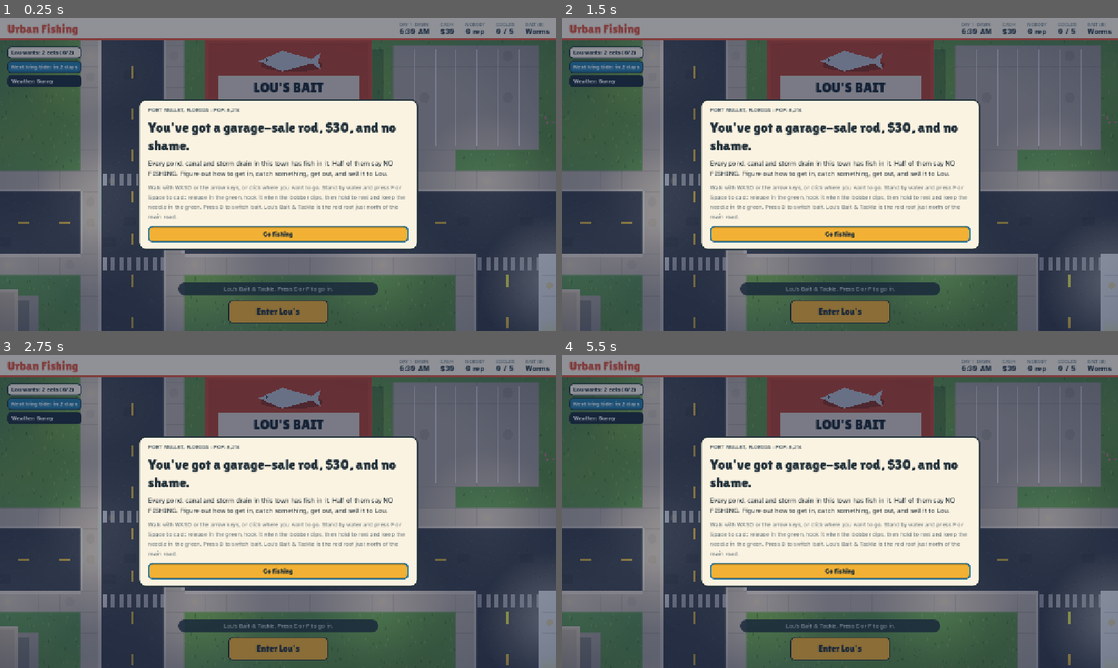
Above: before the commit, frames 1-4 (two rows, left to right).
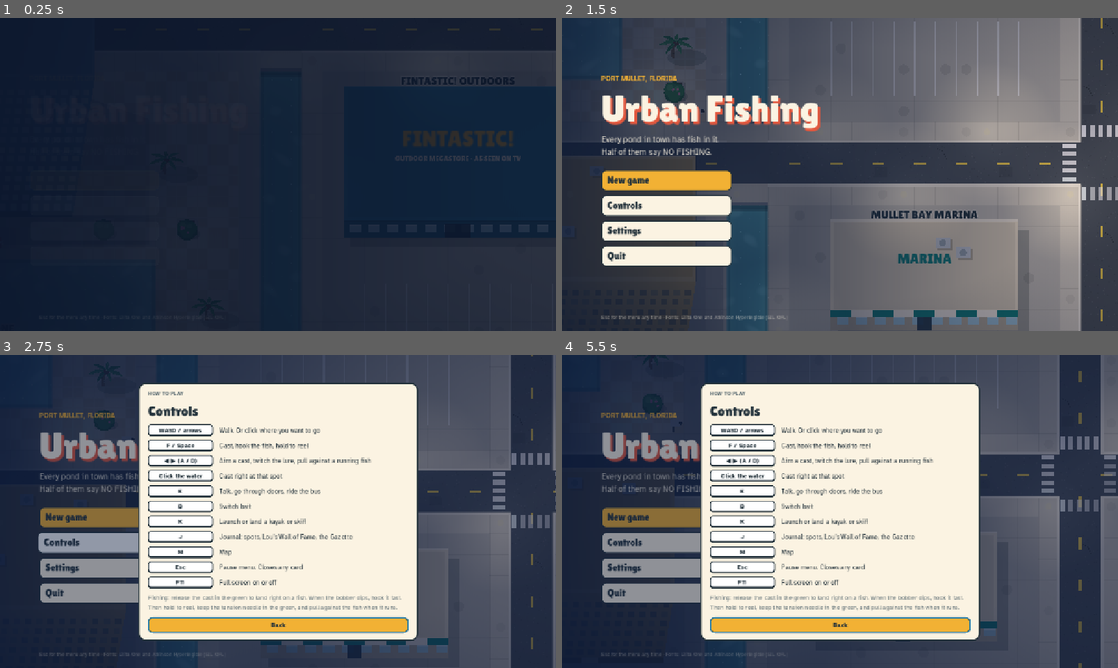
Above: after the commit, the same moments.

Repository: Paulrizzoli/urban-fishing
Game: Godot game, scene res://scenes/main.tscn
Same seed, same stepped clock (60 frames per second), same inputs: the game is played once before the commit and once after it.
Inputs (mouse positions are in pixels of both pictures, inside the frame that each line leads up to):
- Up to frame 1 (0.25 s): no input
- Up to frame 2 (1.5 s): click (662, 205) at 0.5 s, where only the run after the commit has a clickable "Controls"; click (840, 287) at 1.25 s, where only the run after the commit has a clickable "Back"
- Up to frame 3 (2.75 s): click (105, 542) at 2 s, where only the run after the commit has a clickable "Controls"
- Up to frame 4 (5.5 s): click (667, 567) at 2.75 s, where only the run after the commit has a clickable "Settings"; click (667, 517) at 3.5 s, where only the run after the commit has a clickable "New game"; click (667, 517) at 4.25 s, where only the run after the commit has a clickable "New game"; click (840, 649) at 5 s, where only the run before the commit has a clickable "Enter Lou's"

The runs differ from the first frame. In frame 1, 86% of the frame differs, in the area x 0-100%, y 0-100%; in frame 2, 85%; in frame 3, 70%; in frame 4, 70%.

Commit message:
Godot port: title screen, pause menu, controls and settings, fades and a save indicator
- Title screen over the town drifting by: Continue, New game (asks before erasing a save), Controls, Settings, Quit
- Esc pause menu: resume, controls, settings, journal, map, save and quit to title, quit
- Controls screen with every key
- Settings saved to user://settings.cfg: full screen (also F11), window size, VSync, lightning flashes
- Fades for resting, the bus and starting a game; cards pop in; buttons lift on hover and squish on press
- A small Saved indicator on autosave; Esc while fishing reels the line in

Co-Authored-By: Claude Opus 5.5 <noreply@anthropic.com>
Claude-Session: https://claude.ai/code/session_01RiRsEDqz32QvEgbEv9Kqru

Diff:
--- a/godot/scripts/game.gd
+++ b/godot/scripts/game.gd
@@ -4,11 +4,14 @@
 signal news(text: String)
 signal hint(text: String)
 signal new_day
+signal saved
 signal toast(text: String, mast: String)
 
 var hoa_open := false
 var orders: Array = []
 var tips2: Array = []
+var skip_title := false   # set by New game, so the reload goes straight into the game
+var flashes := true       # lightning flashes (a setting)
 var wx := { "k": "sunny", "rain": 0.0, "cloud": 0.1, "storm": false }
 
 const SAVE_PATH := "user://urban_fishing_save.json"
@@ -69,7 +72,7 @@
 
 func save_game() -> void:
 	var f := FileAccess.open(SAVE_PATH, FileAccess.WRITE)
-	if f: f.store_string(JSON.stringify(S))
+	if f: f.store_string(JSON.stringify(S)); saved.emit()
 
 func reset() -> void:
 	S = fresh(); save_game()
--- a/godot/scripts/hud.gd
+++ b/godot/scripts/hud.gd
@@ -34,6 +34,8 @@
 var toast_head: Label
 var toast_q: Array = []
 var toast_t := 0.0
+var saved_label: Label
+var bar: PanelContainer
 
 func _ready() -> void:
 	layer = 10
@@ -44,7 +46,7 @@
 	root.theme = theme_
 	add_child(root)
 	# top bar
-	var bar := PanelContainer.new()
+	bar = PanelContainer.new()
 	bar.add_theme_stylebox_override("panel", _box(PAPER, INK, 0, 0, Vector4(0, 0, 0, 4), CORAL))
 	bar.set_anchors_preset(Control.PRESET_TOP_WIDE)
 	root.add_child(bar)
@@ -123,6 +125,18 @@
 	tv.add_child(toast_mast); tv.add_child(rule); tv.add_child(toast_head)
 	toast_panel.add_child(tv)
 	root.add_child(toast_panel)
+	# the autosave indicator, bottom right
+	saved_label = Label.new()
+	saved_label.text = "✓ Saved"
+	saved_label.set_anchors_preset(Control.PRESET_BOTTOM_RIGHT)
+	saved_label.offset_left = -120; saved_label.offset_top = -46; saved_label.offset_right = -16; saved_label.offset_bottom = -16
+	saved_label.horizontal_alignment = HORIZONTAL_ALIGNMENT_RIGHT
+	saved_label.add_theme_font_override("font", Game.font_bold)
+	saved_label.add_theme_font_size_override("font_size", 13)
+	saved_label.add_theme_color_override("font_color", Color.WHITE)
+	saved_label.add_theme_stylebox_override("normal", _box(Color(INK, 0.8), Color(0, 0, 0, 0), 999, 0, Vector4.ZERO, Color.TRANSPARENT, 10, 4))
+	saved_label.modulate.a = 0
+	root.add_child(saved_label)
 	# modal card
 	modal = Control.new()
 	modal.set_anchors_preset(Control.PRESET_FULL_RECT)
@@ -231,6 +245,12 @@
 	_update_chips()
 	_update_toast()
 	meters.queue_redraw()
+
+func show_saved() -> void:
+	var tw := create_tween()
+	tw.tween_property(saved_label, "modulate:a", 1.0, 0.25)
+	tw.tween_interval(1.2)
+	tw.tween_property(saved_label, "modulate:a", 0.0, 0.6)
 
 func toast(text: String, mast: String) -> void:
 	toast_q.append([text, mast])
@@ -424,10 +444,25 @@
 					l.add_theme_stylebox_override("normal", _box(bg, SUN if st == "leg" else Color.TRANSPARENT, 999, 2 if st == "leg" else 0, Vector4.ZERO, Color.TRANSPARENT, 9, 3))
 					fl.add_child(l)
 				card_box.add_child(fl)
+			"keys":
+				var g := GridContainer.new(); g.columns = 2
+				g.add_theme_constant_override("h_separation", 14); g.add_theme_constant_override("v_separation", 8)
+				for kd in p[1]:
+					var kc := _label(kd[0], 14, INK); kc.add_theme_font_override("font", Game.font_bold)
+					kc.autowrap_mode = TextServer.AUTOWRAP_OFF; kc.custom_minimum_size = Vector2(150, 0)
+					kc.horizontal_alignment = HORIZONTAL_ALIGNMENT_CENTER
+					var ks := _box(Color.WHITE, INK, 6, 2, Vector4.ZERO, Color.TRANSPARENT, 8, 4)
+					ks.border_width_bottom = 4
+					kc.add_theme_stylebox_override("normal", ks)
+					var ka := _label(kd[1], 15, INK); ka.size_flags_horizontal = Control.SIZE_EXPAND_FILL
+					ka.size_flags_vertical = Control.SIZE_SHRINK_CENTER
+					g.add_child(kc); g.add_child(ka)
+				card_box.add_child(g)
 			"head":
 				var hl := _label(p[1], 15, INK); hl.add_theme_font_override("font", Game.font_bold)
 				var hr := HBoxContainer.new(); hl.size_flags_horizontal = Control.SIZE_EXPAND_FILL; hr.add_child(hl)
-				if p.size() > 2: hr.add_child(_label(p[2], 13, MUTED))
+				if p.size() > 2:
+					var hs := _label(p[2], 13, MUTED); hs.autowrap_mode = TextServer.AUTOWRAP_OFF; hs.custom_minimum_size.x = 0; hr.add_child(hs)
 				card_box.add_child(hr)
 			"tabs":
 				var hb := HBoxContainer.new(); hb.add_theme_constant_override("separation", 6)
@@ -435,7 +470,15 @@
 					var b := _button(tdef[0], tdef[1], true, "ink" if tdef[2] else "")
 					hb.add_child(b)
 				card_box.add_child(hb)
-	modal.visible = true
+	if not modal.visible:
+		modal.visible = true
+		modal.modulate.a = 0
+		var card: Control = card_box.get_parent().get_parent()
+		card.pivot_offset = card.size / 2
+		card.scale = Vector2(0.96, 0.96)
+		var tw := create_tween().set_parallel()
+		tw.tween_property(modal, "modulate:a", 1.0, 0.12)
+		tw.tween_property(card, "scale", Vector2.ONE, 0.16).set_trans(Tween.TRANS_BACK).set_ease(Tween.EASE_OUT)
 	if first_btn: first_btn.grab_focus.call_deferred()
 
 func _redrawer(c: Control) -> Node:
@@ -465,4 +508,10 @@
 		var fc := Color.WHITE if style in ["go", "ink", "teal"] else INK
 		for k in ["font_color", "font_hover_color", "font_focus_color", "font_pressed_color", "font_hover_pressed_color"]: b.add_theme_color_override(k, fc)
 	b.pressed.connect(cb)
+	# a little lift on hover and a squish on press
+	b.resized.connect(func(): b.pivot_offset = b.size / 2)
+	b.mouse_entered.connect(func(): if not b.disabled: create_tween().tween_property(b, "scale", Vector2(1.03, 1.03), 0.08))
+	b.mouse_exited.connect(func(): create_tween().tween_property(b, "scale", Vector2.ONE, 0.1))
+	b.button_down.connect(func(): create_tween().tween_property(b, "scale", Vector2(0.97, 0.97), 0.05))
+	b.button_up.connect(func(): create_tween().tween_property(b, "scale", Vector2(1.03, 1.03) if b.is_hovered() else Vector2.ONE, 0.08))
 	return b
--- a/godot/scripts/main.gd
+++ b/godot/scripts/main.gd
@@ -51,6 +51,9 @@
 var weather: Weather
 var ground_tex: Texture2D
 var ach_t := 0.0
+var menu: Menu
+var saved_shown := -10.0
+var title_t := 0.0
 # test hook: godot --path . -- --at=x,y,hour --shot=out.png [--open=shop]
 var test_shot := ""
 var test_frames := 0
@@ -215,7 +218,25 @@
 	fishing.landed.connect(_on_landed)
 	get_viewport().size_changed.connect(_fit_zoom)
 	_fit_zoom()
-	if not Game.S.started: _intro()
+	menu = Menu.new()
+	menu.hud = hud
+	add_child(menu)
+	menu.title_closed.connect(func(): if not Game.S.started: _intro())
+	Game.saved.connect(func():
+		var now := Time.get_ticks_msec() / 1000.0
+		if now - saved_shown > 4.0 and Game.S.started and not menu.title_open: saved_shown = now; hud.show_saved())
+	if test_shot == "" and not Game.skip_title:
+		menu.show_title()
+		menu.fade_in(1.0)
+	else:
+		if Game.skip_title: menu.fade_in(0.6)
+		Game.skip_title = false
+		if not Game.S.started: _intro()
+	for a in OS.get_cmdline_user_args():
+		if a == "--title": hud.close(); menu.show_title()
+		if a == "--pause": menu.show_pause()
+		if a == "--controls": menu.show_controls()
+		if a == "--settings": menu.show_settings()
 	for a in OS.get_cmdline_user_args():
 		if a == "--open=shop": open_shop()
 		if a == "--open=gear": shop_tab = "gear"; open_shop()
@@ -246,6 +267,17 @@
 # ---------- loop ----------
 func _process(dt: float) -> void:
 	dt = minf(dt, 0.05)
+	if menu.title_open:
+		# the town drifts by behind the title screen
+		title_t += dt
+		cam.position = Vector2(56 + 30 * sin(title_t * 0.035 + 1.2), 82 + 58 * sin(title_t * 0.021 + 1.25)) * TS
+		_lighting()
+		hud.chips = []
+		hud.refresh("")
+		hud.action.visible = false; hud.hint.visible = false; hud.bar.visible = false
+		_test_shot()
+		return
+	hud.bar.visible = true
 	if not hud.is_open():
 		Game.advance(dt)
 		var dir := Vector2.ZERO
@@ -294,14 +326,18 @@
 		var behind: bool = player.position.x > b.x - 0.4 and player.position.x < b.x + b.w + g.y + 0.4 and player.position.y > b.y - g.x - 0.5 and player.position.y < b.y + b.h - 0.2
 		pair[0].modulate.a = move_toward(pair[0].modulate.a, 0.36 if behind else 1.0, dt * 4)
 	hud.refresh(near)
-	if test_shot != "":
-		test_frames += 1
-		if test_frames == 90:
-			get_viewport().get_texture().get_image().save_png(test_shot)
-			get_tree().quit()
-		return
+	if _test_shot(): return
 	save_t += dt
 	if save_t > 10: save_t = 0; Game.save_game()
+
+## Test hook: save a screenshot after 90 frames and quit. True while a test shot is pending.
+func _test_shot() -> bool:
+	if test_shot == "": return false
+	test_frames += 1
+	if test_frames == 90:
+		get_viewport().get_texture().get_image().save_png(test_shot)
+		get_tree().quit()
+	return true
 
 func _doors() -> void:
 	if player.in_boat(): return
@@ -332,8 +368,15 @@
 
 # ---------- input ----------
 func _unhandled_input(e: InputEvent) -> void:
+	if e is InputEventKey and e.pressed and not e.echo and e.physical_keycode == KEY_F11:
+		menu.toggle_fullscreen(); return
 	if hud.is_open():
 		if e is InputEventKey and e.pressed and e.keycode == KEY_ESCAPE: hud.close()
+		return
+	if menu.title_open: return
+	if e is InputEventKey and e.pressed and not e.echo and e.physical_keycode == KEY_ESCAPE:
+		if fishing.state == "idle": menu.show_pause()
+		else: fishing.cancel(); hud.flash("You reel in your line.")
 		return
 	if e is InputEventKey and not e.echo:
 		var k: int = e.physical_keycode
@@ -661,7 +704,7 @@
 func open_home() -> void:
 	var rest := func(h: float):
 		hud.close()
-		Game.skip_to(h); hud.flash("You rest until %s." % Game.clock_text()); Game.save_game()
+		menu.fade(func(): Game.skip_to(h); hud.flash("You rest until %s." % Game.clock_text()); Game.save_game(), 0.4, 0.7)
 	hud.open([["h3", "Home sweet home"], ["h2", ["The AC is on.", "Somebody left the TV on.", "It smells like bait in here.", "Home. Feet up."].pick_random()],
 		["p", "Kick back until…"],
 		["item", "Dawn", "The Lunker of the 7th bites at dawn.", "Rest until 6:00 AM", func(): rest.call(6.0), true],
@@ -857,6 +900,10 @@
 
 func _ride_bus(i: int) -> void:
 	if Game.S.cash < 2: return
+	hud.close()
+	menu.fade(func(): _arrive_bus(i), 0.35, 0.6)
+
+func _arrive_bus(i: int) -> void:
 	Game.S.cash -= 2
 	Game.skip_minutes(25)
 	Game.S.boat = false
--- /dev/null
+++ b/godot/scripts/menu.gd
@@ -0,0 +1,231 @@
+class_name Menu
+extends CanvasLayer
+## The title screen, the pause menu, the controls and settings cards, and screen fades.
+## The title sits under the HUD layer, so the controls and settings cards open on top of it.
+
+signal title_closed
+
+const PAPER := Color("#fbf3e2")
+const INK := Color("#22313a")
+const CORAL := Color("#e2583e")
+const SUN := Color("#f2b134")
+const SETTINGS_PATH := "user://settings.cfg"
+const SIZES := [Vector2i(1280, 720), Vector2i(1600, 900), Vector2i(1920, 1080)]
+
+const CONTROLS := [
+	["WASD / arrows", "Walk. Or click where you want to go"],
+	["F / Space", "Cast, hook the fish, hold to reel"],
+	["◀ ▶ (A / D)", "Aim a cast, twitch the lure, pull against a running fish"],
+	["Click the water", "Cast right at that spot"],
+	["E", "Talk, go through doors, ride the bus"],
+	["B", "Switch bait"],
+	["K", "Launch or land a kayak or skiff"],
+	["J", "Journal: spots, Lou's Wall of Fame, the Gazette"],
+	["M", "Map"],
+	["Esc", "Pause menu. Closes any card"],
+	["F11", "Full screen on or off"],
+]
+
+var hud: Hud
+var title: Control
+var title_open := false
+var fade_rect: ColorRect
+var fade_layer: CanvasLayer
+var settings := { "fullscreen": false, "size": 0, "vsync": true, "flashes": true }
+
+func _ready() -> void:
+	layer = 5
+	fade_layer = CanvasLayer.new()
+	fade_layer.layer = 30
+	add_child(fade_layer)
+	fade_rect = ColorRect.new()
+	fade_rect.color = Color(0.04, 0.08, 0.16, 0)
+	fade_rect.set_anchors_preset(Control.PRESET_FULL_RECT)
+	fade_rect.mouse_filter = Control.MOUSE_FILTER_IGNORE
+	fade_layer.add_child(fade_rect)
+	load_settings()
+
+# ---------- fades ----------
+## Fades to dark, runs fn, then fades back in.
+func fade(fn: Callable, out_time := 0.3, in_time := 0.45) -> void:
+	fade_rect.mouse_filter = Control.MOUSE_FILTER_STOP
+	var tw := create_tween()
+	tw.tween_property(fade_rect, "color:a", 1.0, out_time)
+	tw.tween_callback(fn)
+	tw.tween_interval(0.08)
+	tw.tween_property(fade_rect, "color:a", 0.0, in_time)
+	tw.tween_callback(func(): fade_rect.mouse_filter = Control.MOUSE_FILTER_IGNORE)
+
+func fade_in(t := 0.8) -> void:
+	fade_rect.color.a = 1.0
+	create_tween().tween_property(fade_rect, "color:a", 0.0, t)
+
+# ---------- title screen ----------
+func show_title() -> void:
+	title_open = true
+	title = Control.new()
+	title.set_anchors_preset(Control.PRESET_FULL_RECT)
+	title.theme = hud.theme_
+	add_child(title)
+	# a dusky wash over the town drifting by behind
+	var wash := TextureRect.new()
+	var gt := GradientTexture2D.new()
+	gt.width = 64; gt.height = 64
+	gt.fill_from = Vector2(0, 0.5); gt.fill_to = Vector2(1, 0.5)
+	var g := Gradient.new()
+	g.offsets = PackedFloat32Array([0.0, 0.45, 1.0])
+	g.colors = PackedColorArray([Color(0.05, 0.1, 0.2, 0.86), Color(0.05, 0.1, 0.2, 0.6), Color(0.05, 0.1, 0.2, 0.08)])
+	gt.gradient = g
+	wash.texture = gt
+	wash.stretch_mode = TextureRect.STRETCH_SCALE
+	wash.set_anchors_preset(Control.PRESET_FULL_RECT)
+	title.add_child(wash)
+	var box := VBoxContainer.new()
+	box.set_anchors_preset(Control.PRESET_CENTER_LEFT)
+	box.offset_left = 90; box.offset_top = -270; box.offset_right = 700; box.offset_bottom = 250
+	box.alignment = BoxContainer.ALIGNMENT_CENTER
+	box.add_theme_constant_override("separation", 10)
+	title.add_child(box)
+	var kicker := Label.new()
+	kicker.text = "PORT MULLET, FLORIDA"
+	kicker.add_theme_font_override("font", Game.font_bold)
+	kicker.add_theme_font_size_override("font_size", 15)
+	kicker.add_theme_color_override("font_color", SUN)
+	box.add_child(kicker)
+	var logo := Label.new()
+	logo.text = "Urban Fishing"
+	logo.add_theme_font_override("font", Game.font_display)
+	logo.add_theme_font_size_override("font_size", 86)
+	logo.add_theme_color_override("font_color", PAPER)
+	logo.add_theme_color_override("font_shadow_color", CORAL)
+	logo.add_theme_constant_override("shadow_offset_x", 5)
+	logo.add_theme_constant_override("shadow_offset_y", 6)
+	box.add_child(logo)
+	var tag := Label.new()
+	tag.text = "Every pond in town has fish in it.\nHalf of them say NO FISHING."
+	tag.add_theme_font_size_override("font_size", 19)
+	tag.add_theme_color_override("font_color", Color(PAPER, 0.85))
+	box.add_child(tag)
+	var gap := Control.new(); gap.custom_minimum_size = Vector2(0, 8); box.add_child(gap)
+	var has_save: bool = Game.S.started
+	if has_save:
+		var cb := _title_button("Continue", "hot", func(): _continue())
+		box.add_child(cb)
+		var info := Label.new()
+		info.text = "Day %d · %s · %s · %s" % [int(Game.S.day), Game.clock_text(), Game.money(Game.S.cash), Game.rep_title()]
+		info.add_theme_font_size_override("font_size", 13)
+		info.add_theme_color_override("font_color", Color(PAPER, 0.7))
+		box.add_child(info)
+	box.add_child(_title_button("New game", "" if has_save else "hot", func(): new_game()))
+	box.add_child(_title_button("Controls", "", func(): show_controls()))
+	box.add_child(_title_button("Settings", "", func(): show_settings()))
+	box.add_child(_title_button("Quit", "", func(): get_tree().quit()))
+	var foot := Label.new()
+	foot.text = "Esc for the menu any time · Fonts: Lilita One and Atkinson Hyperlegible (SIL OFL)"
+	foot.set_anchors_preset(Control.PRESET_BOTTOM_LEFT)
+	foot.offset_left = 90; foot.offset_top = -40
+	foot.add_theme_font_size_override("font_size", 12)
+	foot.add_theme_color_override("font_color", Color(PAPER, 0.5))
+	title.add_child(foot)
+	# slide the menu in
+	box.modulate.a = 0
+	box.position.x -= 30
+	var tw := create_tween().set_parallel()
+	tw.tween_property(box, "modulate:a", 1.0, 0.6).set_delay(0.2)
+	tw.tween_property(box, "position:x", box.position.x + 30, 0.6).set_delay(0.2).set_trans(Tween.TRANS_CUBIC).set_ease(Tween.EASE_OUT)
+	(box.get_child(4) as Button).grab_focus.call_deferred()
+
+func _title_button(text: String, style: String, cb: Callable) -> Button:
+	var b := hud._button(text, cb, true, style)
+	b.custom_minimum_size = Vector2(300, 48)
+	b.size_flags_horizontal = Control.SIZE_SHRINK_BEGIN
+	b.add_theme_font_size_override("font_size", 22)
+	b.alignment = HORIZONTAL_ALIGNMENT_LEFT
+	return b
+
+func _continue() -> void:
+	fade(func():
+		title.queue_free(); title = null; title_open = false
+		title_closed.emit())
+
+func new_game() -> void:
+	if Game.S.started:
+		hud.open([["h3", "New game"], ["h2", "Start over?"], ["p", "Your current game (day %d, %s) will be erased." % [int(Game.S.day), Game.money(Game.S.cash)]],
+			["row", [["Start over", func(): hud.close(); _start_fresh(), true, "go"], ["Keep my game", func(): hud.close(), true, "hot"]]]])
+		return
+	_start_fresh()
+
+func _start_fresh() -> void:
+	fade(func():
+		Game.reset()
+		Game.skip_title = true
+		get_tree().reload_current_scene(), 0.4)
+
+func quit_to_title() -> void:
+	Game.save_game()
+	fade(func():
+		Game.skip_title = false
+		get_tree().reload_current_scene(), 0.4)
+
+# ---------- pause menu ----------
+func show_pause() -> void:
+	hud.open([["h3", "Paused · Day %d · %s" % [int(Game.S.day), Game.clock_text()]], ["h2", "Gone fishin'"],
+		["row", [["Resume", func(): hud.close(), true, "hot"]]],
+		["row", [["Controls", func(): show_controls(true)], ["Settings", func(): show_settings(true)]]],
+		["row", [["Journal", func(): hud.close(); get_parent().open_journal()], ["Map", func(): hud.close(); get_parent().open_map()]]],
+		["sub", "The game saves itself every few seconds and whenever you buy, sell or rest."],
+		["row", [["Save and quit to title", func(): hud.close(); quit_to_title()], ["Quit game", func(): Game.save_game(); get_tree().quit(), true, "go"]]]])
+
+# ---------- controls ----------
+func show_controls(from_pause := false) -> void:
+	hud.open([["h3", "How to play"], ["h2", "Controls"], ["keys", CONTROLS],
+		["sub", "Fishing: release the cast in the green to land right on a fish. When the bobber dips, hook it fast. Then hold to reel, keep the tension needle in the green, and pull against the fish when it runs."],
+		["row", [["Back", func(): show_pause() if from_pause else hud.close(), true, "hot"]]]])
+
+# ---------- settings ----------
+func show_settings(from_pause := false) -> void:
+	var back := func(): show_settings(from_pause)
+	var sizes := []
+	for i in SIZES.size():
+		var ii := i
+		sizes.append(["%d × %d" % [SIZES[i].x, SIZES[i].y], func(): settings.size = ii; apply_settings(); back.call(), settings.size == ii])
+	hud.open([["h3", "Settings"], ["h2", "Settings"],
+		["head", "Display"],
+		["tabs", [["Windowed", func(): settings.fullscreen = false; apply_settings(); back.call(), not settings.fullscreen], ["Full screen", func(): settings.fullscreen = true; apply_settings(); back.call(), settings.fullscreen]]],
+		["head", "Window size", "used when windowed"],
+		["tabs", sizes],
+		["head", "VSync", "smooth frames, less tearing"],
+		["tabs", [["On", func(): settings.vsync = true; apply_settings(); back.call(), settings.vsync], ["Off", func(): settings.vsync = false; apply_settings(); back.call(), not settings.vsync]]],
+		["head", "Lightning flashes"],
+		["tabs", [["On", func(): settings.flashes = true; apply_settings(); back.call(), settings.flashes], ["Off", func(): settings.flashes = false; apply_settings(); back.call(), not settings.flashes]]],
+		["sub", "There's no music or sound yet, so there's no volume setting yet."],
+		["row", [["Back", func(): show_pause() if from_pause else hud.close(), true, "hot"]]]])
+
+func load_settings() -> void:
+	var cf := ConfigFile.new()
+	if cf.load(SETTINGS_PATH) == OK:
+		for k in settings: settings[k] = cf.get_value("settings", k, settings[k])
+	apply_settings(false)
+
+func apply_settings(save := true) -> void:
+	Game.flashes = settings.flashes
+	DisplayServer.window_set_vsync_mode(DisplayServer.VSYNC_ENABLED if settings.vsync else DisplayServer.VSYNC_DISABLED)
+	# the test hooks run at a fixed size; leave the window alone then
+	if not OS.get_cmdline_user_args().is_empty(): return
+	if settings.fullscreen:
+		DisplayServer.window_set_mode(DisplayServer.WINDOW_MODE_FULLSCREEN)
+	else:
+		DisplayServer.window_set_mode(DisplayServer.WINDOW_MODE_WINDOWED)
+		var sz: Vector2i = SIZES[clampi(int(settings.size), 0, SIZES.size() - 1)]
+		var screen := DisplayServer.screen_get_usable_rect()
+		sz = Vector2i(mini(sz.x, screen.size.x), mini(sz.y, screen.size.y))
+		DisplayServer.window_set_size(sz)
+		DisplayServer.window_set_position(screen.position + (screen.size - sz) / 2)
+	if save:
+		var cf := ConfigFile.new()
+		for k in settings: cf.set_value("settings", k, settings[k])
+		cf.save(SETTINGS_PATH)
+
+func toggle_fullscreen() -> void:
+	settings.fullscreen = not settings.fullscreen
+	apply_settings()
--- a/godot/scripts/weather.gd
+++ b/godot/scripts/weather.gd
@@ -56,7 +56,7 @@
 
 func _process(dt: float) -> void:
 	if flash > 0: flash = maxf(0, flash - dt * 2.5)
-	if Game.wx.storm and randf() < dt * 0.1: flash = 1.0
+	if Game.wx.storm and Game.flashes and randf() < dt * 0.1: flash = 1.0
 	node.queue_redraw()
 
 func _draw_screen() -> void:
Not shown, added: godot/scripts/menu.gd.uid
